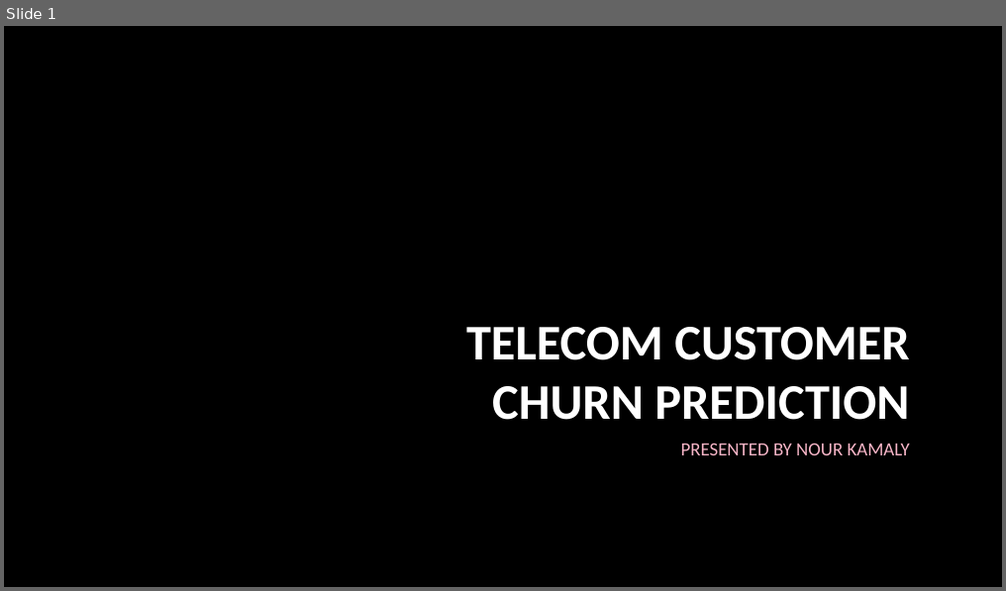
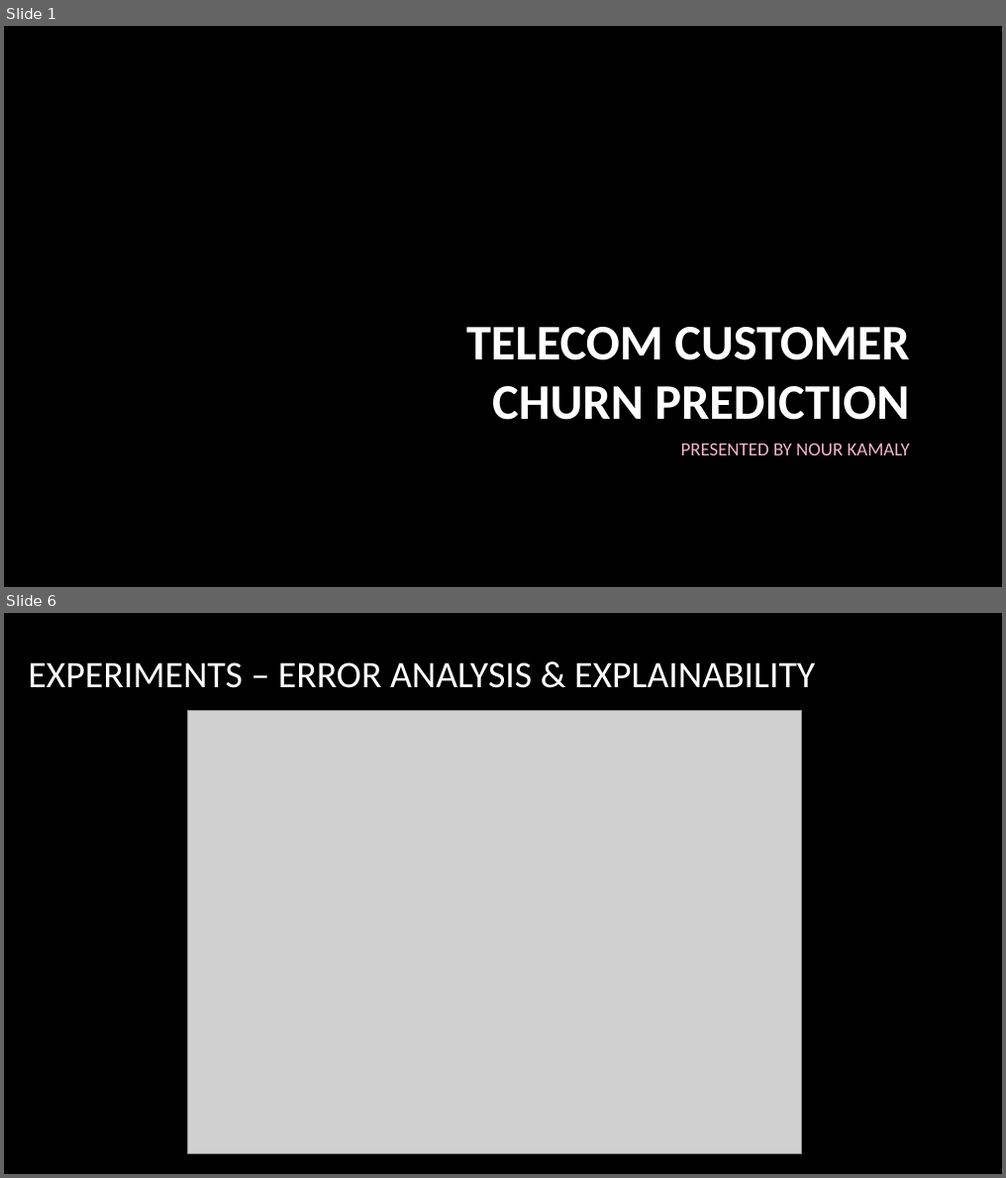
Before and after one commit to NourKamaly/TelecomCustomerChurnPrediction, a slide deck: 6. Documentation/Telecom Customer Churn Prediction.pptx. Shown one above the other, each under a label of ours: slide 1 before the commit, slides 1 and 6 after it; the slides between them are not shown. The pictures are 1006x591 and 1006x1178 pixels, drawn with LibreOffice and Linux fonts; fonts in the diff are those of the drawing; grey boxes stand for pictures; background and template pictures are left out. Boxes give left, top, right and bottom in pixels: in the first picture for what was removed or moved away, otherwise in the second. Text is boxed around its words. In the diff, an @@ line names an element or a change of style, - is before the commit and + after.

```diff
--- a/6. Documentation/Telecom Customer Churn Prediction.pptx
+++ b/6. Documentation/Telecom Customer Churn Prediction.pptx
@@ slide 6 added at <box>4,613,1002,1174</box>, background picture (left out) @@
@@ title added at <box>28,663,815,688</box>, 36 pt, text #FFFFFF @@
+EXPERIMENTS – ERROR ANALYSIS & EXPLAINABILITY
@@ picture added at <box>187,710,801,1154</box> @@
```
Also in this commit, not shown: 7 other slides added, 5 slides removed.
